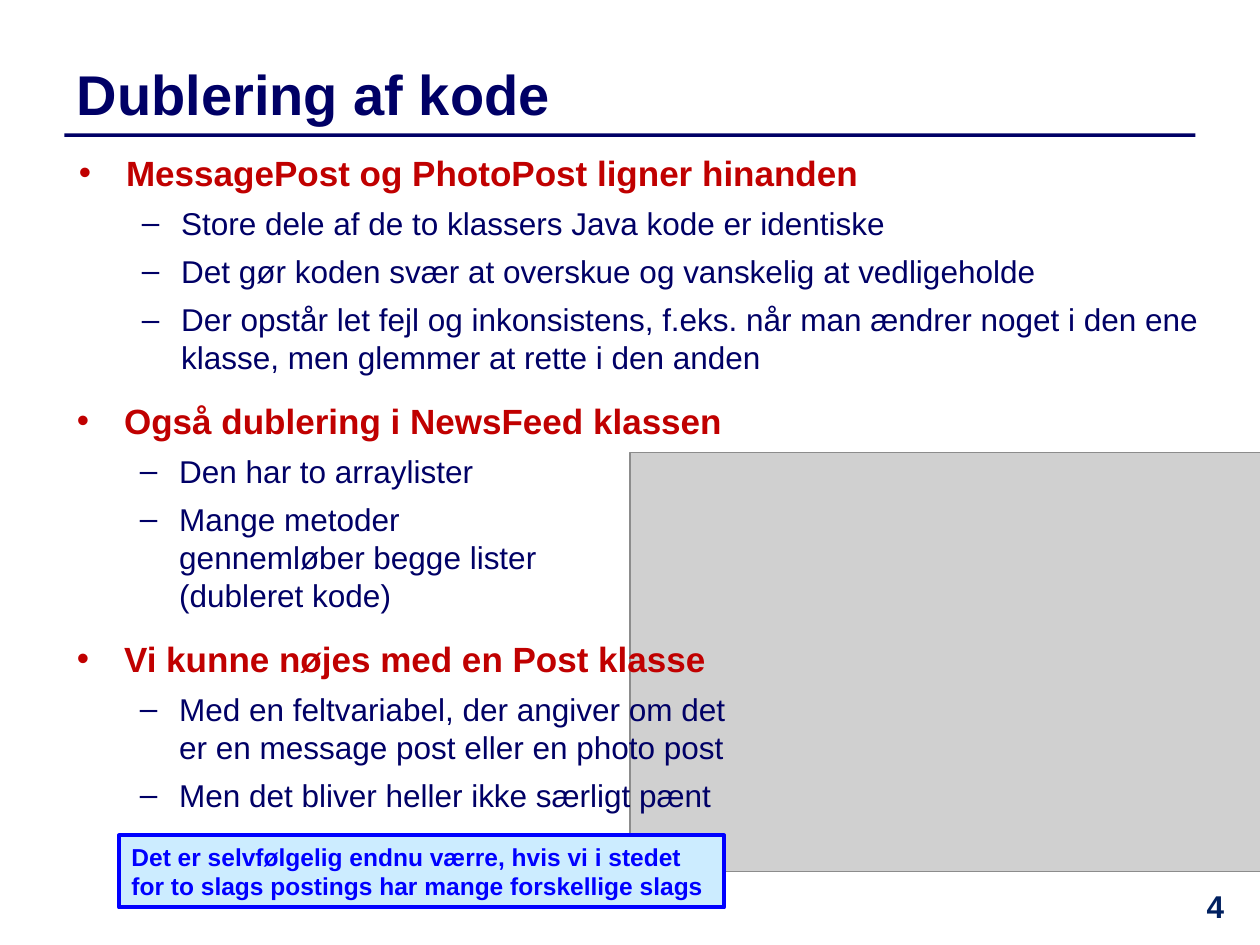
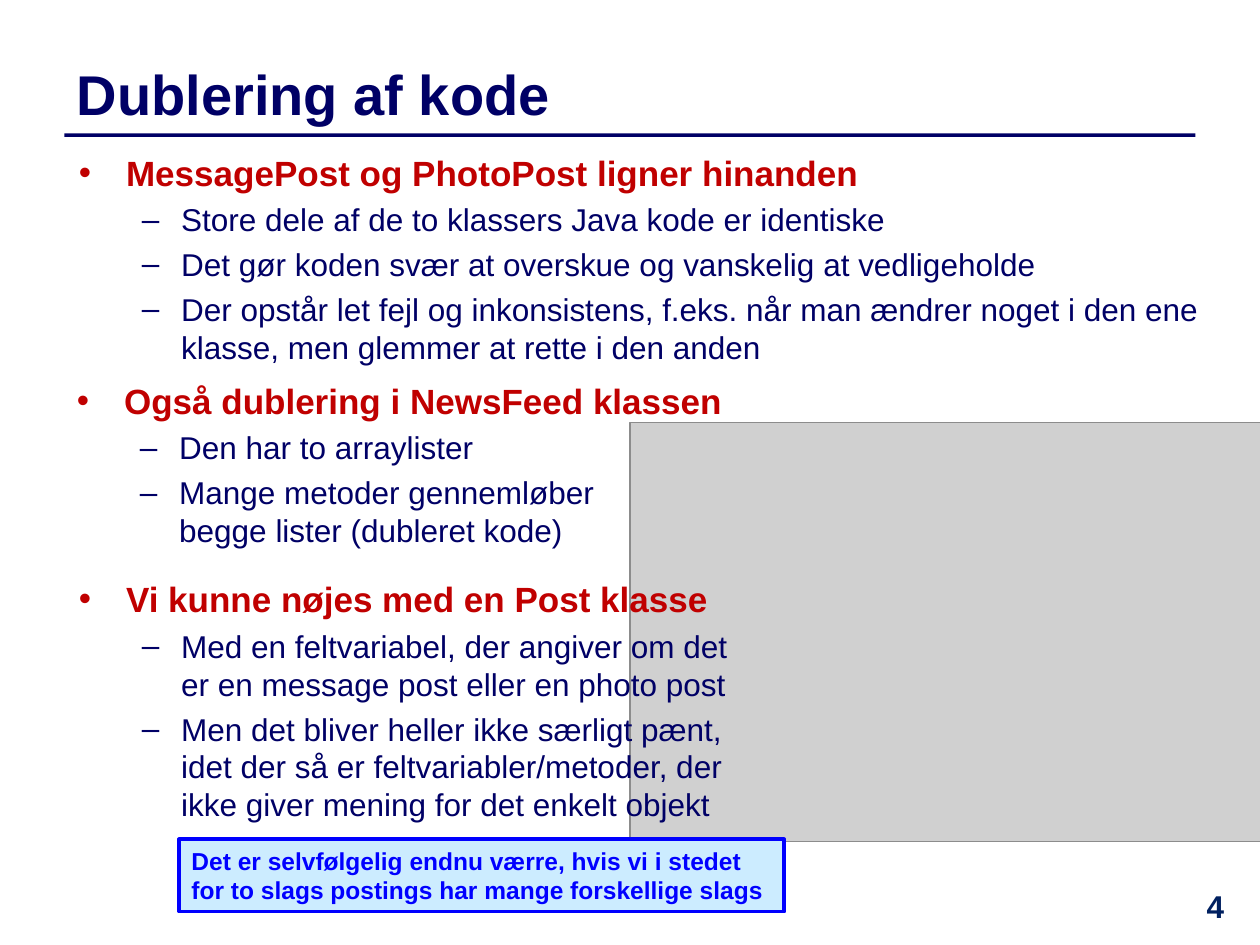
Before and after one commit to IntProgAU/Materiale, a slide deck: slide 4 of web/e21/uge_11/Slides-Uge11.pptx. Drawn at 1260x945 pixels with LibreOffice and Linux fonts; fonts in the diff are those of the drawing; grey boxes stand for pictures. Boxes give left, top, right and bottom in pixels: in the first picture for what was removed or moved away, otherwise in the second. Text is boxed around its words. In the diff, an @@ line names an element or a change of style, - is before the commit and + after.

```diff
--- a/web/e21/uge_11/Slides-Uge11.pptx
+++ b/web/e21/uge_11/Slides-Uge11.pptx
@@ text at box(181, 208, 1198, 365): less space between paragraphs @@
@@ text "Også dublering i NewsFeed klassen": place and size @@
-text "Også dublering i NewsFeed klassen" at box(124, 406, 721, 613)
+text "Også dublering i NewsFeed klassen" at box(124, 386, 721, 548)
@@ text at box(179, 436, 594, 548): less space between paragraphs @@
@@ picture: place and size @@
-picture at box(630, 452, 1260, 871)
+picture at box(630, 423, 1260, 842)
@@ text "Vi kunne nøjes med en ...": place and size @@
-text "Vi kunne nøjes med en ..." at box(124, 644, 725, 813)
+text "Vi kunne nøjes med en ..." at box(126, 584, 727, 822)
@@ text at box(181, 635, 727, 702): less space between paragraphs @@
@@ text at box(181, 716, 722, 822): text changed @@
-  – Men det bliver heller ikke særligt pænt
+  – Men det bliver heller ikke særligt pænt, idet der så er feltvariabler/metoder, der ikke giver mening for det enkelt objekt
@@ rectangle "Det er selvfølgelig endnu værre, ...": place and size @@
-rectangle "Det er selvfølgelig endnu værre, ..." at box(118, 835, 723, 907)
+rectangle "Det er selvfølgelig endnu værre, ..." at box(179, 839, 784, 911)
```
Also in this commit, not shown: 6 other slides changed, 3 other files.
